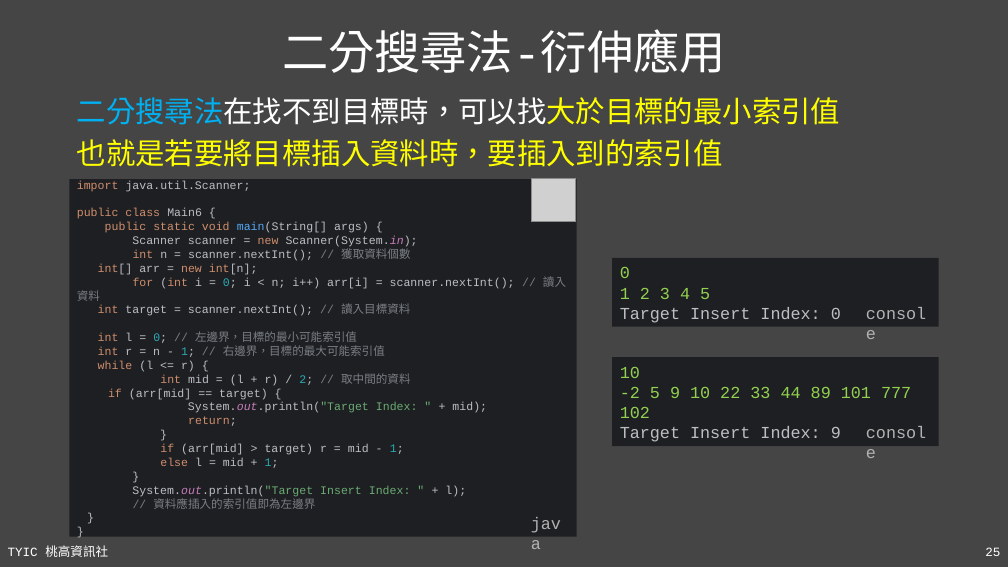
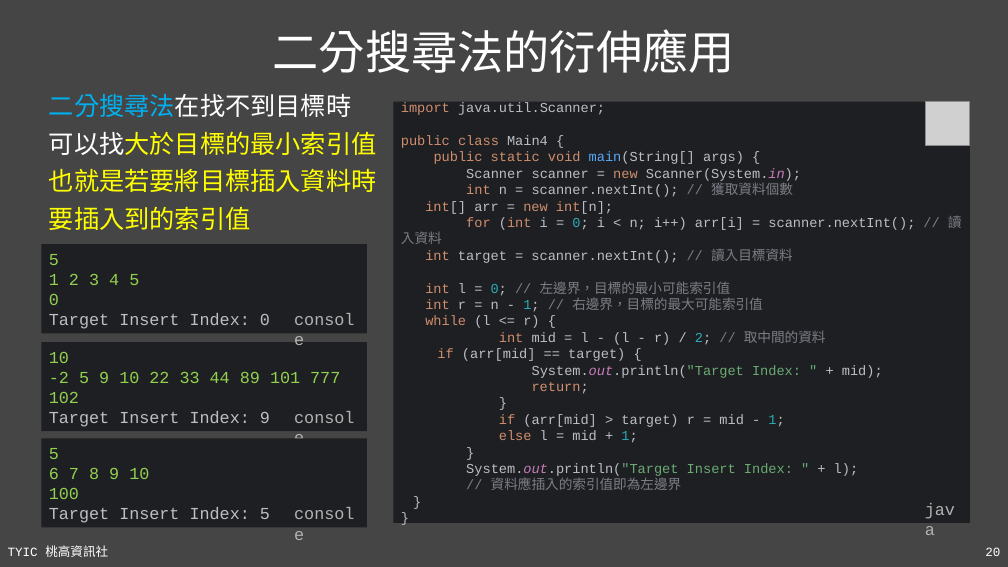
Before and after one commit to TYSHIC/slides, a slide deck: slide 20 of ppt/90_基礎資料結構與演算法.pptx (slide 25 before the commit). Drawn at 1008x567 pixels with LibreOffice and Linux fonts; fonts in the diff are those of the drawing; grey boxes stand for pictures. Boxes give left, top, right and bottom in pixels: in the first picture for what was removed or moved away, otherwise in the second. Text is boxed around its words. In the diff, an @@ line names an element or a change of style, - is before the commit and + after.

```diff
--- a/ppt/90_基礎資料結構與演算法.pptx
+++ b/ppt/90_基礎資料結構與演算法.pptx
@@ title at <box>273,29,735,73</box>: text changed @@
-二分搜尋法-衍伸應用
+二分搜尋法的衍伸應用
@@ text at <box>49,94,377,230</box>: text changed; size 28 to 24 pt @@
-二分搜尋法在找不到目標時，可以找大於目標的最小索引值
-也就是若要將目標插入資料時，要插入到的索引值
+二分搜尋法在找不到目標時
+可以找大於目標的最小索引值
+也就是若要將目標插入資料時
+要插入到的索引值
@@ rectangle "import java.util.Scanner; public class Main4 ...": place and size @@
-rectangle "import java.util.Scanner; public class Main4 ..." at <box>70,179,577,537</box>
+rectangle "import java.util.Scanner; public class Main4 ..." at <box>393,102,970,523</box>
@@ picture: place and size @@
-picture at <box>532,178,576,222</box>
+picture at <box>926,102,970,146</box>
@@ text in rectangle at <box>401,135,962,490</box>: text changed; size 11 to 13 pt @@
-import java.util.Scanner;
-public class Main6 {
-public static void main(String[] args) {
-Scanner scanner = new Scanner(System.in);
-int n = scanner.nextInt(); // 獲取資料個數
-int[] arr = new int[n];
-for (int i = 0; i < n; i++) arr[i] = scanner.nextInt(); // 讀入資料
-int target = scanner.nextInt(); // 讀入目標資料
-int l = 0; // 左邊界，目標的最小可能索引值
-int r = n - 1; // 右邊界，目標的最大可能索引值
-while (l <= r) {
-int mid = (l + r) / 2; // 取中間的資料
-if (arr[mid] == target) {
-System.out.println("Target Index: " + mid);
-return;
-}
-if (arr[mid] > target) r = mid - 1;
-else l = mid + 1;
-}
-System.out.println("Target Insert Index: " + l);
-// 資料應插入的索引值即為左邊界
-}
-}
+import java.util.Scanner;
+public class Main4 {
+public static void main(String[] args) {
+Scanner scanner = new Scanner(System.in);
+int n = scanner.nextInt(); // 獲取資料個數
+int[] arr = new int[n];
+for (int i = 0; i < n; i++) arr[i] = scanner.nextInt(); // 讀入資料
+int target = scanner.nextInt(); // 讀入目標資料
+int l = 0; // 左邊界，目標的最小可能索引值
+int r = n - 1; // 右邊界，目標的最大可能索引值
+while (l <= r) {
+int mid = l - (l - r) / 2; // 取中間的資料
+if (arr[mid] == target) {
+System.out.println("Target Index: " + mid);
+return;
+}
+if (arr[mid] > target) r = mid - 1;
+else l = mid + 1;
+}
+System.out.println("Target Insert Index: " + l);
+// 資料應插入的索引值即為左邊界
+}
+}
@@ rectangle "5": place and size @@
-rectangle "5" at <box>613,258,939,327</box>
+rectangle "5" at <box>42,244,368,333</box>
@@ text in rectangle at <box>49,254,139,285</box>: paragraphs added @@
+5
+1 2 3 4 5
@@ text in rectangle at <box>620,288,710,299</box>: paragraph removed @@
-1 2 3 4 5
@@ text "console": place and size @@
-text "console" at <box>859,299,939,327</box>
+text "console" at <box>287,306,367,333</box>
@@ rectangle "10": place and size @@
-rectangle "10" at <box>613,358,939,447</box>
+rectangle "10" at <box>42,343,368,432</box>
@@ text "console": place and size @@
-text "console" at <box>859,418,939,446</box>
+text "console" at <box>287,403,367,431</box>
@@ rectangle added at <box>42,439,368,528</box>, fill #1E1F22, 16 pt, text #BCBEC4 @@
+5
+6 7 8 9 10
+100
+Target Insert Index: 5
@@ text added at <box>287,500,367,528</box>, 16 pt, text #B2B2B2 @@
+console
@@ text "java": place and size @@
-text "java" at <box>523,509,575,537</box>
+text "java" at <box>918,495,970,523</box>
@@ page number at <box>985,547,1000,556</box>: text changed @@
-25
+20
```
Also in this commit, not shown: 12 other slides changed, 12 slides added, 23 other files.
